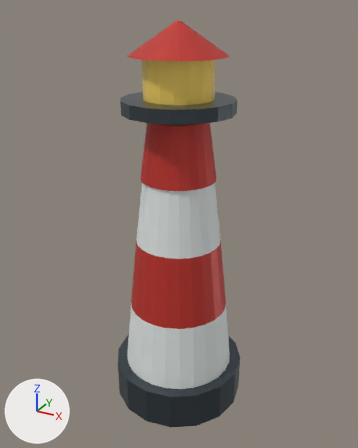
The Blender file assets/maps/storm_lighthouse_siege/blender/01_lighthouse.blend, before and after one commit.
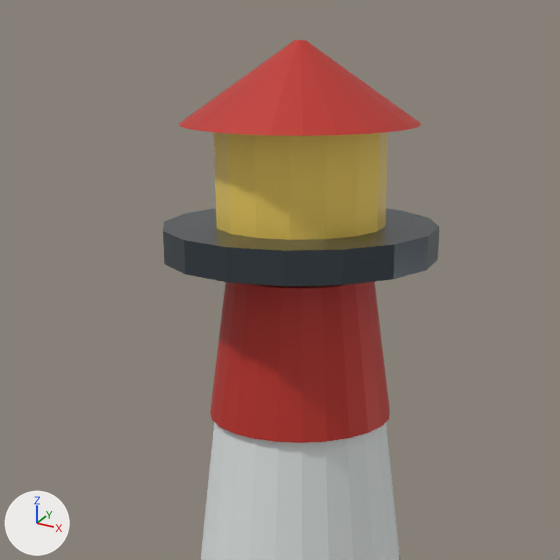
Each version appears first whole from a camera (50 mm lens) standing at (54.1, -98.2, 98.3) and looking at (-0.1, 0.5, 48.9), and next in a close-up on the part from 14% to 81% of the width and 1% to 54% of the height. The lights are fixed; the arrows at lower left show +X, +Y and +Z. The first two pictures are the older version.

The first close-up shows 'lighthouse_tower_gallery', 'lighthouse_tower_lantern', 'lighthouse_tower_roof', 'lighthouse_tower_shaft_2', 'lighthouse_tower_shaft_3'.
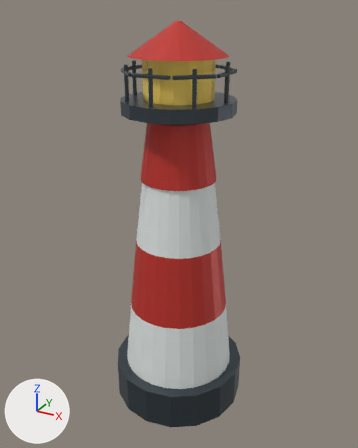
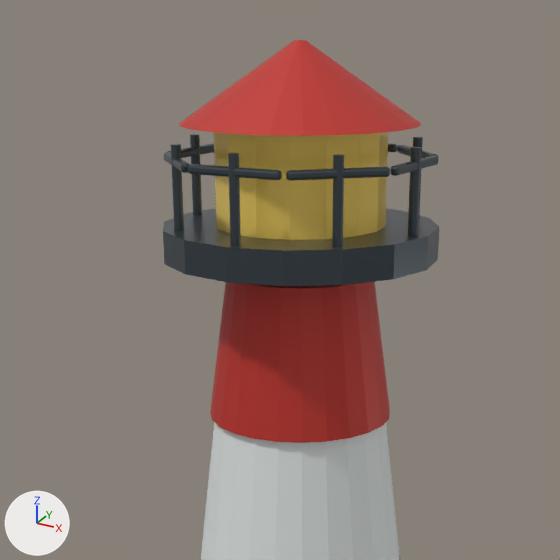
Location of each change, [x1, y1, x2, y2] in pixels of the close-ups (560 x 560 px):
'lighthouse_tower_gallery_rail_07_nocol', added
    after: [286, 167, 390, 181]
'lighthouse_tower_gallery_post_07', added
    after: [332, 154, 344, 247]
'lighthouse_tower_gallery_post_06', added
    after: [228, 153, 241, 245]
'lighthouse_tower_gallery_rail_06_nocol', added
    after: [188, 164, 282, 180]
'lighthouse_tower_gallery_post_00', added
    after: [408, 147, 421, 236]
'lighthouse_tower_gallery_post_05', added
    after: [171, 144, 184, 231]
'lighthouse_tower_gallery_post_04', added
    after: [190, 134, 202, 215]
'lighthouse_tower_gallery_rail_00_nocol', added
    after: [390, 156, 438, 176]
'lighthouse_tower_gallery_rail_04_nocol', added
    after: [167, 143, 214, 158]
'lighthouse_tower_gallery_rail_05_nocol', added
    after: [164, 152, 189, 173]
'lighthouse_tower_gallery_rail_01_nocol', added
    after: [397, 145, 438, 158]
'lighthouse_tower_gallery_post_01', added
    after: [413, 137, 423, 219]
'lighthouse_tower_gallery_rail_02_nocol', added
    after: [388, 143, 398, 152]

Diff of the bpy script that builds the scene:
```diff
--- a/assets/maps/storm_lighthouse_siege/blender/01_lighthouse.blend.py
+++ b/assets/maps/storm_lighthouse_siege/blender/01_lighthouse.blend.py
@@ ob_lighthouse_tower_gallery_rail_07_nocol @@
+ob_lighthouse_tower_gallery_rail_07_nocol = bpy.data.objects.new('lighthouse_tower_gallery_rail_07_nocol', me_cube_007)  # a box spanning x -4.5..4.5, y -0.4..0.4, z -0.4..0.4; in mat_lighthouseiron (greyish blue #4d575d); modifiers BEVEL
+ob_lighthouse_tower_gallery_rail_07_nocol.location = (8.1, -8.1, 85.5)
+ob_lighthouse_tower_gallery_rail_07_nocol.rotation_euler = (0.0, 0.0, 7.069)  # degrees (0, 0, 45)
@@ ob_lighthouse_tower_gallery_post_07 @@
+ob_lighthouse_tower_gallery_post_07 = bpy.data.objects.new('lighthouse_tower_gallery_post_07', me_cylinder_010)  # a 16-sided cylinder along z spanning x -0.45..0.45, y -0.45..0.45, z -4.0..4.0; in mat_lighthouseiron (greyish blue #4d575d)
+ob_lighthouse_tower_gallery_post_07.location = (8.1, -8.1, 83.0)
@@ ob_lighthouse_tower_gallery_rail_06_nocol @@
+ob_lighthouse_tower_gallery_rail_06_nocol = bpy.data.objects.new('lighthouse_tower_gallery_rail_06_nocol', me_cube_007.copy())  # modifiers BEVEL
+ob_lighthouse_tower_gallery_rail_06_nocol.location = (0.0, -11.5, 85.5)
+ob_lighthouse_tower_gallery_rail_06_nocol.rotation_euler = (0.0, 0.0, 6.283)  # degrees (0, 0, 360)
@@ ob_lighthouse_tower_gallery_post_06 @@
+ob_lighthouse_tower_gallery_post_06 = bpy.data.objects.new('lighthouse_tower_gallery_post_06', me_cylinder_010.copy())
+ob_lighthouse_tower_gallery_post_06.location = (0.0, -11.5, 83.0)
@@ ob_lighthouse_tower_gallery_rail_05_nocol @@
+ob_lighthouse_tower_gallery_rail_05_nocol = bpy.data.objects.new('lighthouse_tower_gallery_rail_05_nocol', me_cube_007.copy())  # modifiers BEVEL
+ob_lighthouse_tower_gallery_rail_05_nocol.location = (-8.1, -8.1, 85.5)
+ob_lighthouse_tower_gallery_rail_05_nocol.rotation_euler = (0.0, 0.0, 5.498)  # degrees (0, 0, 315)
@@ ob_lighthouse_tower_gallery_post_05 @@
+ob_lighthouse_tower_gallery_post_05 = bpy.data.objects.new('lighthouse_tower_gallery_post_05', me_cylinder_010.copy())
+ob_lighthouse_tower_gallery_post_05.location = (-8.1, -8.1, 83.0)
@@ ob_lighthouse_tower_gallery_rail_04_nocol @@
+ob_lighthouse_tower_gallery_rail_04_nocol = bpy.data.objects.new('lighthouse_tower_gallery_rail_04_nocol', me_cube_007.copy())  # modifiers BEVEL
+ob_lighthouse_tower_gallery_rail_04_nocol.location = (-11.5, 0.0, 85.5)
+ob_lighthouse_tower_gallery_rail_04_nocol.rotation_euler = (0.0, 0.0, 4.712)  # degrees (0, 0, 270)
@@ ob_lighthouse_tower_gallery_post_04 @@
+ob_lighthouse_tower_gallery_post_04 = bpy.data.objects.new('lighthouse_tower_gallery_post_04', me_cylinder_010.copy())
+ob_lighthouse_tower_gallery_post_04.location = (-11.5, 0.0, 83.0)
@@ ob_lighthouse_tower_gallery_rail_02_nocol @@
+ob_lighthouse_tower_gallery_rail_02_nocol = bpy.data.objects.new('lighthouse_tower_gallery_rail_02_nocol', me_cube_007.copy())  # modifiers BEVEL
+ob_lighthouse_tower_gallery_rail_02_nocol.location = (0.0, 11.5, 85.5)
+ob_lighthouse_tower_gallery_rail_02_nocol.rotation_euler = (0.0, 0.0, 3.142)  # degrees (0, 0, 180)
@@ ob_lighthouse_tower_gallery_rail_01_nocol @@
+ob_lighthouse_tower_gallery_rail_01_nocol = bpy.data.objects.new('lighthouse_tower_gallery_rail_01_nocol', me_cube_007.copy())  # modifiers BEVEL
+ob_lighthouse_tower_gallery_rail_01_nocol.location = (8.1, 8.1, 85.5)
+ob_lighthouse_tower_gallery_rail_01_nocol.rotation_euler = (0.0, 0.0, 2.356)  # degrees (0, 0, 135)
@@ ob_lighthouse_tower_gallery_post_01 @@
+ob_lighthouse_tower_gallery_post_01 = bpy.data.objects.new('lighthouse_tower_gallery_post_01', me_cylinder_010.copy())
+ob_lighthouse_tower_gallery_post_01.location = (8.1, 8.1, 83.0)
@@ ob_lighthouse_tower_gallery_rail_00_nocol @@
+ob_lighthouse_tower_gallery_rail_00_nocol = bpy.data.objects.new('lighthouse_tower_gallery_rail_00_nocol', me_cube_007.copy())  # modifiers BEVEL
+ob_lighthouse_tower_gallery_rail_00_nocol.location = (11.5, 0.0, 85.5)
+ob_lighthouse_tower_gallery_rail_00_nocol.rotation_euler = (0.0, 0.0, 1.571)  # degrees (0, 0, 90)
@@ ob_lighthouse_tower_gallery_post_00 @@
+ob_lighthouse_tower_gallery_post_00 = bpy.data.objects.new('lighthouse_tower_gallery_post_00', me_cylinder_010.copy())
+ob_lighthouse_tower_gallery_post_00.location = (11.5, 0.0, 83.0)
```
